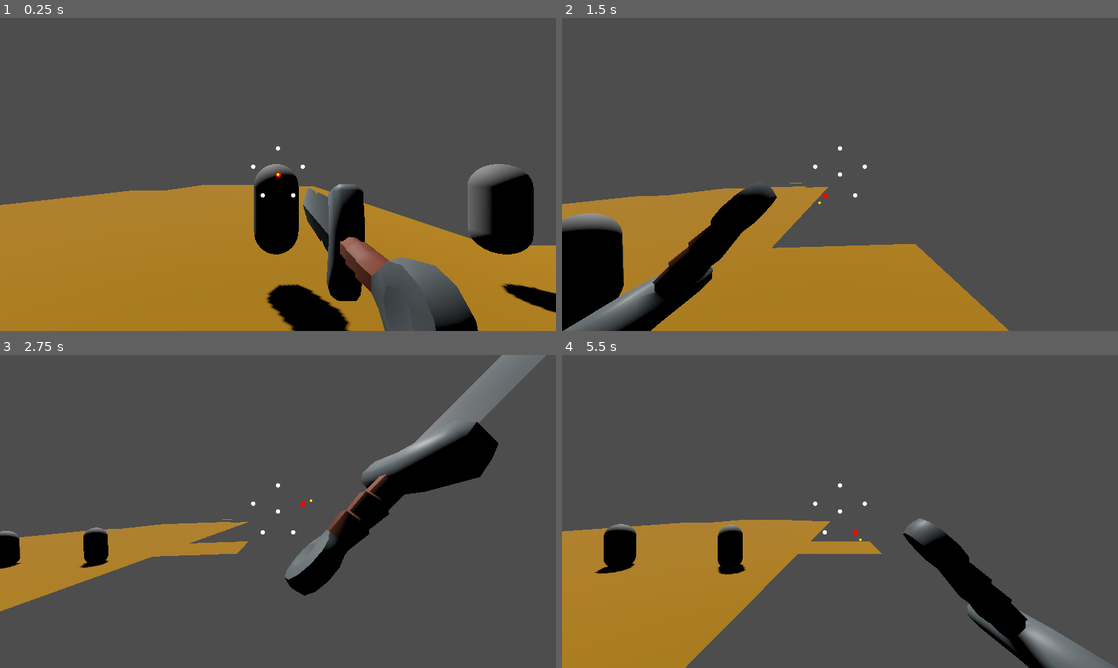
Above: before the commit, frames 1-4 (two rows, left to right).
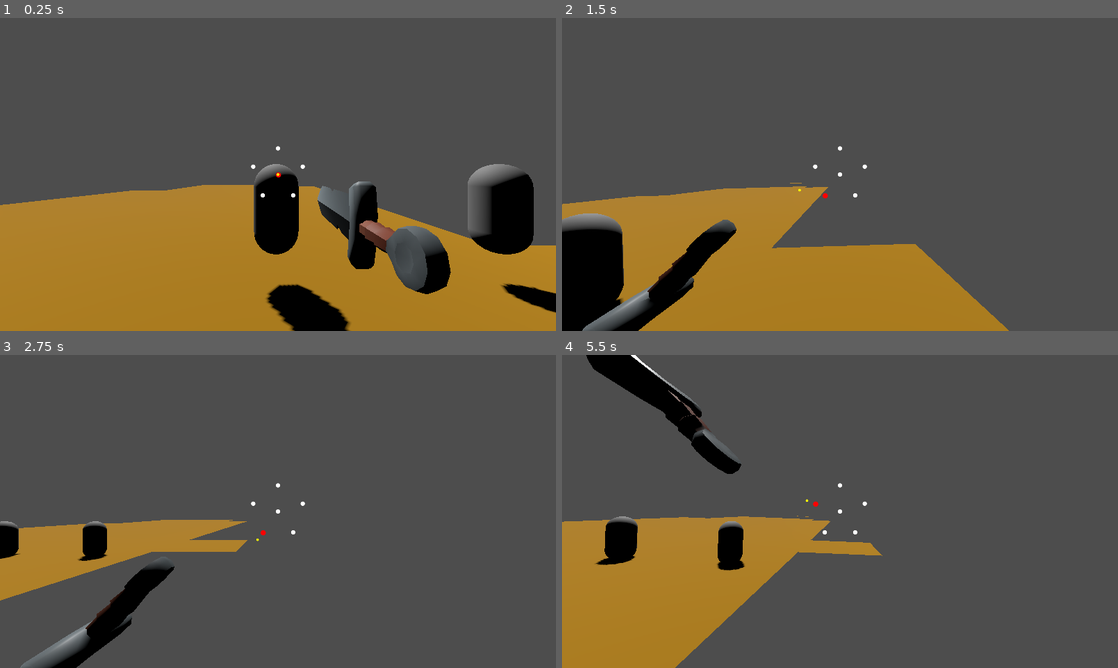
Above: after the commit, the same moments.

Repository: MendelDdS/pdc-godot
Game: Godot game, scene res://scenes/main.tscn
Same seed, same stepped clock (60 frames per second), same inputs: the game is played once before the commit and once after it.
Inputs (mouse positions are in pixels of both pictures, inside the frame that each line leads up to):
- Up to frame 1 (0.25 s): no input
- Up to frame 2 (1.5 s): tap Enter (ui_accept) at 0.5, 0.77 s; move the mouse to (867, 174) at 0.52 s; hold D (Right strafe) 0.53-1.28 s; click (867, 174) at 0.6 s; move the mouse to (812, 174) at 1.27 s; hold Down (Back) from 1.28 s (still down); tap Up (Foward) at 1.35 s
- Up to frame 3 (2.75 s): tap Enter (ui_accept) at 1.52 s; click (250, 511) at 1.55 s; move the mouse to (289, 505) at 2.02 s; release Down (Back) at 2.03 s; hold D (Right strafe) from 2.03 s (still down); click (289, 505) at 2.1 s
- Up to frame 4 (5.5 s): move the mouse to (834, 517) at 2.77 s; right-click (834, 517) at 2.85 s; tap Enter (ui_accept) at 3.02, 3.77, 4.52 s; click (834, 517) at 3.05 s; move the mouse to (878, 514) at 3.52 s; release D (Right strafe) at 3.53 s; hold A (Left strafe) 3.53-5.03 s; click (878, 514) at 3.6 s; move the mouse to (795, 508) at 4.27 s; tap Up (Foward) at 4.35 s; click (795, 508) at 4.55 s; move the mouse to (845, 511) at 5.02 s; hold Down (Back) from 5.03 s (still down); click (845, 511) at 5.1 s

The runs differ from the first frame. In frame 1, 7.8% of the frame differs, in the area x 54-86%, y 52-100%; in frame 2, 2.5%; in frame 3, 12%, in the area x 0-99%, y 0-100%; in frame 4, 8.7%.

Commit message:
fix(#0000): fix sword animation

Diff:
--- a/scenes/actors/player/player.gd
+++ b/scenes/actors/player/player.gd
@@ -11,12 +11,12 @@
 # Configurações de Combate
 const SWORD_SCENE = preload("res://scenes/actors/items/simple_sword.tscn")
 const STANCES = {
-	0: {"pos": Vector3(0.3, -0.3, -0.7), "rot": Vector3(0, -90, 90)},    # CENTER (Meio)
-	1: {"pos": Vector3(0, 0.5, -0.7), "rot": Vector3(0, -90, 0)},     # TOP (Cima)
-	2: {"pos": Vector3(0.3, 0, -0.7), "rot": Vector3(-45, -90, 0)},   # TOP_RIGHT (Cima-Direita)
-	3: {"pos": Vector3(0.5, -0.3, -0.7), "rot": Vector3(45, -90, 180)}, # BOTTOM_RIGHT (Baixo-Direita)
-	4: {"pos": Vector3(-0.5, -0.3, -0.7), "rot": Vector3(-45, -90, -180)},  # BOTTOM_LEFT (Baixo-Esquerda)
-	5: {"pos": Vector3(-0.3, 0, -0.7), "rot": Vector3(45, -90, 0)}     # TOP_LEFT (Cima-Esquerda)
+	0: {"pos": Vector3(0.5, -0.3, -1), "rot": Vector3(0, -90, 90)},    # CENTER (Meio)
+	1: {"pos": Vector3(0, 0.7, -1), "rot": Vector3(0, -90, 0)},     # TOP (Cima)
+	2: {"pos": Vector3(0.8, 0.5, -1), "rot": Vector3(-45, -90, 0)},   # TOP_RIGHT (Cima-Direita)
+	3: {"pos": Vector3(0.8, -0.5, -1), "rot": Vector3(45, -90, 180)}, # BOTTOM_RIGHT (Baixo-Direita)
+	4: {"pos": Vector3(-0.8, -0.5, -1), "rot": Vector3(-45, -90, -180)},  # BOTTOM_LEFT (Baixo-Esquerda)
+	5: {"pos": Vector3(-0.8, 0.5, -1), "rot": Vector3(45, -90, 0)}     # TOP_LEFT (Cima-Esquerda)
 }
 const DEFENSE_STANCE = {"pos": Vector3(0.7, 0.5, -0.2), "rot": Vector3(180, 0, 45)}
 # endregion
@@ -32,6 +32,7 @@
 @onready var left_ray: RayCast3D = $LeftRay
 @onready var right_ray: RayCast3D = $RightRay
 @onready var melee_ray: RayCast3D = $CameraPivot/Camera3D/MeleeRay
+@onready var weapon_attack_animator: WeaponAttackAnimator = $WeaponAttackAnimator
 # endregion
 
 # region --- Estado do Personagem ---
@@ -119,8 +120,15 @@
 	melee_ray.enabled = true
 
 	# 1. Preparar dados da postura e sincronizar UI
-	var next_stance = _get_next_stance_after_attack(current_stance_index)
+	var attack_from_stance := current_stance_index
+	var next_stance = _get_next_stance_after_attack(attack_from_stance)
 	combat_ui.set_direction(next_stance)
+
+	# Força origem limpa do ataque para evitar bug em transição rápida.
+	var stance_origin_pos: Vector3 = STANCES[attack_from_stance]["pos"]
+	var stance_origin_rot: Vector3 = _normalize_degrees(STANCES[attack_from_stance]["rot"])
+	weapon_pivot.position = stance_origin_pos
+	_set_weapon_rotation_quat_weight(1.0, weapon_pivot.rotation_degrees, stance_origin_rot)
 
 	# Usa a pose atual real como origem para evitar "snap" quando a arma ainda está em transição.
 	var original_pos = weapon_pivot.position
@@ -129,7 +137,7 @@
 	var final_rot = _normalize_degrees(STANCES[next_stance]["rot"])
 
 	# 2. Calcular parâmetros de impacto
-	var is_thrust = (current_stance_index == 0)
+	var is_thrust = (attack_from_stance == 0)
 	# Menos Z para cortes para evitar o efeito de "empurrar"; mais Z para estocada
 	var lunge_z = -2.5 if is_thrust else -0.7
 
@@ -144,7 +152,7 @@
 
 	# Ajustes de peso baseados na postura inicial
 	var camera_kick_dir = Vector3.ZERO
-	match current_stance_index:
+	match attack_from_stance:
 		1: # TOP -> Corte descendente pesado (O "Rasgo")
 			attack_pos.y -= 0.45
 			attack_rot.x -= 35
@@ -171,51 +179,19 @@
 	attack_rot = _normalize_degrees(attack_rot)
 	windup_rot = _normalize_degrees(windup_rot)
 
-	var tween = create_tween().set_parallel(false)
-
-	# --- ESTÁGIO 1: ANTECIPAÇÃO (Wind-up) ---
-	tween.tween_property(weapon_pivot, "position", windup_pos, 0.15).set_trans(Tween.TRANS_SINE).set_ease(Tween.EASE_OUT)
-	tween.parallel().tween_method(
-		_set_weapon_rotation_quat_weight.bind(original_rot, windup_rot),
-		0.0,
-		1.0,
-		0.15
-	).set_trans(Tween.TRANS_SINE).set_ease(Tween.EASE_OUT)
-
-	# --- ESTÁGIO 2: IMPACTO (The Strike) ---
-	tween.tween_property(weapon_pivot, "position", attack_pos, 0.12).set_trans(Tween.TRANS_CUBIC).set_ease(Tween.EASE_OUT)
-	tween.parallel().tween_method(
-		_set_weapon_rotation_quat_weight.bind(windup_rot, attack_rot),
-		0.0,
-		1.0,
-		0.12
-	).set_trans(Tween.TRANS_CUBIC).set_ease(Tween.EASE_OUT)
-
-	# Feedback de impacto
-	tween.parallel().tween_callback(func():
-		_apply_camera_feedback(camera_kick_dir)
-		_check_hit()
-	)
-
-	# --- ESTÁGIO 3: RECUPERAÇÃO (Follow-through) ---
-	tween.tween_property(weapon_pivot, "position", final_pos, 0.4).set_trans(Tween.TRANS_BACK).set_ease(Tween.EASE_OUT)
-	tween.parallel().tween_method(
-		_set_weapon_rotation_quat_weight.bind(attack_rot, final_rot),
-		0.0,
-		1.0,
-		0.4
-	).set_trans(Tween.TRANS_BACK).set_ease(Tween.EASE_OUT)
-
-	# --- ESTÁGIO 4: COOLDOWN E RESET ---
-	tween.tween_interval(0.05)
-	tween.tween_callback(func():
-		is_attacking = false
-		can_attack = true
-		combat_ui.is_locked = false
-		melee_ray.enabled = false
-		current_stance_index = next_stance
-		target_stance_pos = final_pos
-		target_stance_rot = final_rot
+	weapon_attack_animator.play_attack(
+		original_pos,
+		_degrees_to_quat(original_rot),
+		windup_pos,
+		_degrees_to_quat(windup_rot),
+		attack_pos,
+		_degrees_to_quat(attack_rot),
+		final_pos,
+		_degrees_to_quat(final_rot),
+		next_stance,
+		camera_kick_dir,
+		Callable(self, "_on_attack_impact_event"),
+		Callable(self, "_on_attack_animation_finished_event")
 	)
 
 func _apply_camera_feedback(dir: Vector3) -> void:
@@ -255,6 +231,19 @@
 		deg_to_rad(rot_degrees.z)
 	)
 	return Quaternion.from_euler(rot_radians)
+
+func _on_attack_impact_event(camera_kick_dir: Vector3) -> void:
+	_apply_camera_feedback(camera_kick_dir)
+	_check_hit()
+
+func _on_attack_animation_finished_event(next_stance: int, final_pos: Vector3, final_rot: Vector3) -> void:
+	is_attacking = false
+	can_attack = true
+	combat_ui.is_locked = false
+	melee_ray.enabled = false
+	current_stance_index = next_stance
+	target_stance_pos = final_pos
+	target_stance_rot = final_rot
 
 func _get_next_stance_after_attack(current: int) -> int:
 	match current:
@@ -295,6 +284,8 @@
 	_on_combat_direction_changed(0) # Forçar postura inicial
 
 func _on_combat_direction_changed(dir_index: int) -> void:
+	if is_attacking or combat_ui.is_locked:
+		return
 	current_stance_index = dir_index
 	target_stance_pos = STANCES[dir_index]["pos"]
 	target_stance_rot = STANCES[dir_index]["rot"]
--- a/scenes/actors/player/player.tscn
+++ b/scenes/actors/player/player.tscn
@@ -1,6 +1,7 @@
 [gd_scene format=3 uid="uid://yfpeitfy0lmy"]
 
 [ext_resource type="Script" uid="uid://b5n58tyyl7b0x" path="res://scenes/actors/player/player.gd" id="1_1fipg"]
+[ext_resource type="Script" uid="uid://tbst514ihy0" path="res://scenes/actors/player/weapon_attack_animator.gd" id="1_watk3"]
 [ext_resource type="PackedScene" uid="uid://b3yxp8nmtcyi" path="res://scenes/components/health_component.tscn" id="2_6b2fh"]
 [ext_resource type="PackedScene" uid="uid://eent4xi3008p" path="res://scenes/ui/combat_ui.tscn" id="2_combat"]
 [ext_resource type="PackedScene" uid="uid://t4el21g5ilqe" path="res://scenes/camera/CameraPivot.tscn" id="2_oj104"]
@@ -13,6 +14,9 @@
 
 [node name="Player" type="CharacterBody3D" unique_id=2122427803]
 script = ExtResource("1_1fipg")
+
+[node name="WeaponAttackAnimator" type="Node" parent="." unique_id=909001122]
+script = ExtResource("1_watk3")
 
 [node name="CameraPivot" parent="." unique_id=1839286025 instance=ExtResource("2_oj104")]
 transform = Transform3D(1, 0, 0, 0, 1, 0, 0, 0, 1, 0, 1.4785786, -0.40341085)
--- /dev/null
+++ b/scenes/actors/player/weapon_attack_animator.gd
@@ -0,0 +1,90 @@
+extends Node
+class_name WeaponAttackAnimator
+
+const WEAPON_POSITION_TRACK := NodePath("../CameraPivot/Camera3D/WeaponPivot:position")
+const WEAPON_ROTATION_TRACK := NodePath("../CameraPivot/Camera3D/WeaponPivot:quaternion")
+const SELF_METHOD_TRACK := NodePath(".")
+const LIBRARY_NAME := StringName("runtime")
+const ANIMATION_NAME := StringName("weapon_attack_runtime")
+const ATTACK_SPEED_SCALE := 2
+
+var _animation_player: AnimationPlayer
+var _impact_callback: Callable
+var _finish_callback: Callable
+var _impact_dir: Vector3 = Vector3.ZERO
+var _next_stance: int = 0
+var _final_pos: Vector3 = Vector3.ZERO
+var _final_rot: Vector3 = Vector3.ZERO
+
+func _ready() -> void:
+	_animation_player = AnimationPlayer.new()
+	_animation_player.name = "AnimationPlayer"
+	add_child(_animation_player)
+
+func play_attack(
+	original_pos: Vector3,
+	original_rot_quat: Quaternion,
+	windup_pos: Vector3,
+	windup_rot_quat: Quaternion,
+	attack_pos: Vector3,
+	attack_rot_quat: Quaternion,
+	final_pos: Vector3,
+	final_rot_quat: Quaternion,
+	next_stance: int,
+	impact_dir: Vector3,
+	on_impact: Callable,
+	on_finish: Callable
+) -> void:
+	_impact_callback = on_impact
+	_finish_callback = on_finish
+	_impact_dir = impact_dir
+	_next_stance = next_stance
+	_final_pos = final_pos
+	_final_rot = final_rot_quat.get_euler() * (180.0 / PI)
+
+	if not _animation_player.has_animation_library(LIBRARY_NAME):
+		_animation_player.add_animation_library(LIBRARY_NAME, AnimationLibrary.new())
+	var animation_library := _animation_player.get_animation_library(LIBRARY_NAME)
+	if animation_library.has_animation(ANIMATION_NAME):
+		animation_library.remove_animation(ANIMATION_NAME)
+
+	var anim := Animation.new()
+	anim.length = 0.90
+
+	var position_track := anim.add_track(Animation.TYPE_VALUE)
+	anim.track_set_path(position_track, WEAPON_POSITION_TRACK)
+	anim.track_set_interpolation_type(position_track, Animation.INTERPOLATION_CUBIC)
+	anim.track_insert_key(position_track, 0.0, original_pos)
+	anim.track_insert_key(position_track, 0.18, windup_pos)
+	anim.track_insert_key(position_track, 0.32, attack_pos)
+	# Pequeno follow-through para passar sensacao de peso.
+	anim.track_insert_key(position_track, 0.42, attack_pos.lerp(final_pos, 0.35))
+	anim.track_insert_key(position_track, 0.75, final_pos + Vector3(0.0, -0.02, 0.03))
+	anim.track_insert_key(position_track, 0.90, final_pos)
+
+	var rotation_track := anim.add_track(Animation.TYPE_VALUE)
+	anim.track_set_path(rotation_track, WEAPON_ROTATION_TRACK)
+	anim.track_set_interpolation_type(rotation_track, Animation.INTERPOLATION_CUBIC)
+	anim.track_insert_key(rotation_track, 0.0, original_rot_quat)
+	anim.track_insert_key(rotation_track, 0.18, windup_rot_quat)
+	anim.track_insert_key(rotation_track, 0.32, attack_rot_quat)
+	anim.track_insert_key(rotation_track, 0.42, attack_rot_quat.slerp(final_rot_quat, 0.35))
+	anim.track_insert_key(rotation_track, 0.75, final_rot_quat)
+	anim.track_insert_key(rotation_track, 0.90, final_rot_quat)
+
+	var method_track := anim.add_track(Animation.TYPE_METHOD)
+	anim.track_set_path(method_track, SELF_METHOD_TRACK)
+	anim.track_insert_key(method_track, 0.32, {"method": "_emit_impact", "args": []})
+	anim.track_insert_key(method_track, 0.90, {"method": "_emit_finish", "args": []})
+
+	animation_library.add_animation(ANIMATION_NAME, anim)
+	_animation_player.play(StringName("runtime/weapon_attack_runtime"))
+	_animation_player.speed_scale = ATTACK_SPEED_SCALE
+
+func _emit_impact() -> void:
+	if _impact_callback.is_valid():
+		_impact_callback.call(_impact_dir)
+
+func _emit_finish() -> void:
+	if _finish_callback.is_valid():
+		_finish_callback.call(_next_stance, _final_pos, _final_rot)
Not shown, added: scenes/actors/player/weapon_attack_animator.gd.uid
